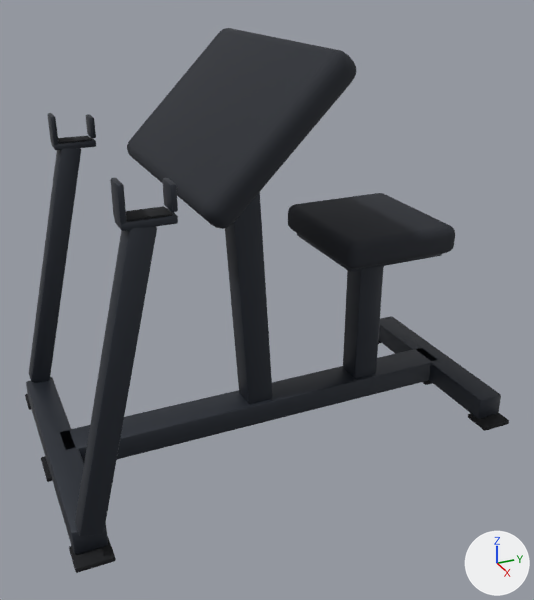
An edit to the glTF model exercise-motion/models/machines/preacher-bench.glb, drawn before and after from the same camera.
Rendered twice from a 50 mm camera at (1.515, -0.7, 1.095) aimed at (0.049, -0.041, 0.362). The axes (+X, +Y, +Z) are drawn at lower right. The lights are the same throughout. The older version comes first. Where no turn or scale is listed for an object, it has been applied to the vertices.

The first picture shows 'frame.frame', 'frame.pad', 'frame.rubber'.
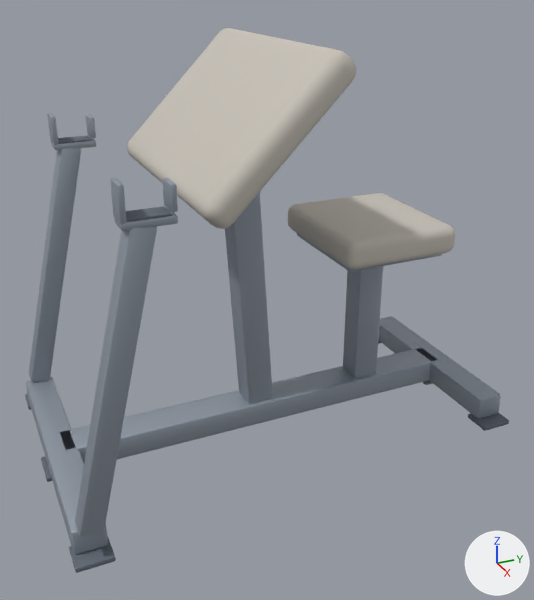
Boxes [x1, y1, x2, y2] around the edits, measured in the pictures (534 x 600 px):
'frame.frame', recoloured (dark grey to grey): [26, 113, 501, 554] in both
'frame.pad', recoloured (black to light grey): [127, 28, 455, 269] in both
'frame.rubber', recoloured: [25, 135, 509, 573] in both

The edits, one by one:
Material 'mat_frame' (mat_mat_frame) changes colour from dark grey #2e333c to grey #99a2ae; in linear values from (0.0273, 0.0331, 0.0452) to (0.319, 0.361, 0.423).
Material 'mat_pad' (mat_mat_pad) changes colour from black #23272f to light grey #c9c3b9; in linear values from (0.0168, 0.0203, 0.0284) to (0.584, 0.546, 0.485).
Material 'mat_rubber' (mat_mat_rubber) changes colour from black #15171b to grey #646c77; in linear values from (0.0075, 0.00857, 0.011) to (0.127, 0.15, 0.184).
